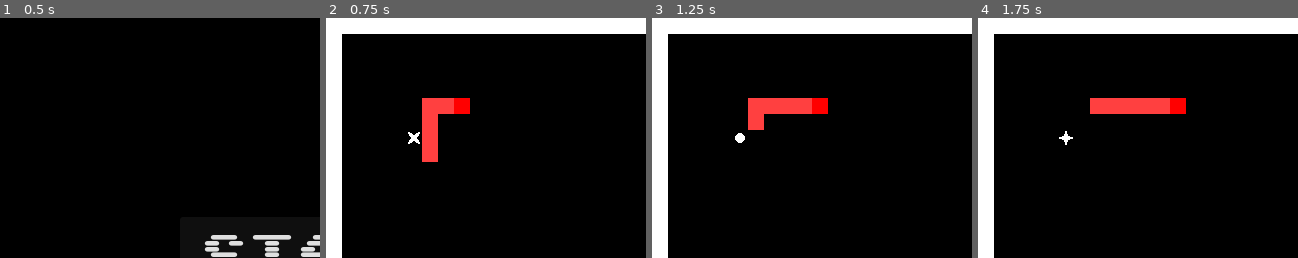
Above: before the commit, frames 1-4 (left to right).
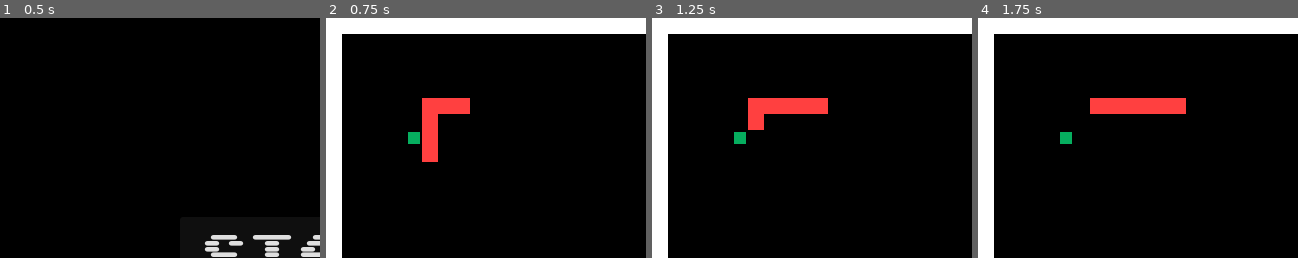
Above: after the commit, the same moments.

Repository: mkacik/godot-snek
Game: Godot game, scene res://scenes/main.tscn
Two runs of this game, one before a commit and one after it. Both use one fixed random seed, a clock stepped at 60 frames per second and the inputs below.
Inputs:
- Up to frame 1 (0.5 s): no input
- Up to frame 2 (0.75 s): click "START" at 0.5 s
- Up to frame 3 (1.25 s): no input
- Up to frame 4 (1.75 s): hold Right (move_right) from 1.28 s (still down)
The pictures show only the part of the screen within x 0-50%, y 0-50%; the shares and areas given below are measured in that part.

Frame 1 is identical in both runs. In frame 2, 0.5% of the frame differs, in the area x 25-45%, y 33-53%; in frame 3, 0.5%; in frame 4, 0.5%, in the area x 25-65%, y 33-53%.

Commit message:
Free up cells that tail is moving out of for apple spawning

Diff:
--- a/scenes/apple.gd
+++ /dev/null
@@ -1,7 +0,0 @@
-extends StaticBody2D
-
-func _ready() -> void:
-    $AnimatedSprite2D.play()
-
-func _process(_delta: float) -> void:
-    pass
--- a/scenes/apple.tscn
+++ b/scenes/apple.tscn
@@ -1,99 +1,19 @@
-[gd_scene load_steps=15 format=3 uid="uid://b7xulcvavdwjv"]
-
-[ext_resource type="Script" path="res://scenes/apple.gd" id="1_17prn"]
-[ext_resource type="Texture2D" uid="uid://bnmilkmtstby6" path="res://art/apple.png" id="1_hmlov"]
+[gd_scene load_steps=2 format=3 uid="uid://b7xulcvavdwjv"]
 
 [sub_resource type="RectangleShape2D" id="RectangleShape2D_pcolr"]
-size = Vector2(14, 14)
-
-[sub_resource type="AtlasTexture" id="AtlasTexture_b4ei6"]
-atlas = ExtResource("1_hmlov")
-region = Rect2(0, 0, 16, 16)
-
-[sub_resource type="AtlasTexture" id="AtlasTexture_npv0f"]
-atlas = ExtResource("1_hmlov")
-region = Rect2(16, 0, 16, 16)
-
-[sub_resource type="AtlasTexture" id="AtlasTexture_oaowu"]
-atlas = ExtResource("1_hmlov")
-region = Rect2(32, 0, 16, 16)
-
-[sub_resource type="AtlasTexture" id="AtlasTexture_rrm28"]
-atlas = ExtResource("1_hmlov")
-region = Rect2(48, 0, 16, 16)
-
-[sub_resource type="AtlasTexture" id="AtlasTexture_x7i7e"]
-atlas = ExtResource("1_hmlov")
-region = Rect2(64, 0, 16, 16)
-
-[sub_resource type="AtlasTexture" id="AtlasTexture_gdq5f"]
-atlas = ExtResource("1_hmlov")
-region = Rect2(0, 16, 16, 16)
-
-[sub_resource type="AtlasTexture" id="AtlasTexture_6nyh8"]
-atlas = ExtResource("1_hmlov")
-region = Rect2(16, 16, 16, 16)
-
-[sub_resource type="AtlasTexture" id="AtlasTexture_8doag"]
-atlas = ExtResource("1_hmlov")
-region = Rect2(32, 16, 16, 16)
-
-[sub_resource type="AtlasTexture" id="AtlasTexture_0wd1f"]
-atlas = ExtResource("1_hmlov")
-region = Rect2(48, 16, 16, 16)
-
-[sub_resource type="AtlasTexture" id="AtlasTexture_tuwev"]
-atlas = ExtResource("1_hmlov")
-region = Rect2(64, 16, 16, 16)
-
-[sub_resource type="SpriteFrames" id="SpriteFrames_gljys"]
-animations = [{
-"frames": [{
-"duration": 1.0,
-"texture": SubResource("AtlasTexture_b4ei6")
-}, {
-"duration": 1.0,
-"texture": SubResource("AtlasTexture_npv0f")
-}, {
-"duration": 1.0,
-"texture": SubResource("AtlasTexture_oaowu")
-}, {
-"duration": 1.0,
-"texture": SubResource("AtlasTexture_rrm28")
-}, {
-"duration": 1.0,
-"texture": SubResource("AtlasTexture_x7i7e")
-}, {
-"duration": 1.0,
-"texture": SubResource("AtlasTexture_gdq5f")
-}, {
-"duration": 1.0,
-"texture": SubResource("AtlasTexture_6nyh8")
-}, {
-"duration": 1.0,
-"texture": SubResource("AtlasTexture_8doag")
-}, {
-"duration": 1.0,
-"texture": SubResource("AtlasTexture_0wd1f")
-}, {
-"duration": 1.0,
-"texture": SubResource("AtlasTexture_tuwev")
-}],
-"loop": true,
-"name": &"default",
-"speed": 5.0
-}]
+size = Vector2(12, 12)
 
 [node name="Apple" type="StaticBody2D"]
 visible = false
-script = ExtResource("1_17prn")
 metadata/_edit_group_ = true
 
 [node name="CollisionShape2D" type="CollisionShape2D" parent="."]
 position = Vector2(8, 8)
 shape = SubResource("RectangleShape2D_pcolr")
 
-[node name="AnimatedSprite2D" type="AnimatedSprite2D" parent="."]
-position = Vector2(8, 8)
-sprite_frames = SubResource("SpriteFrames_gljys")
-frame_progress = 0.0196355
+[node name="ColorRect" type="ColorRect" parent="."]
+offset_left = 2.0
+offset_top = 2.0
+offset_right = 14.0
+offset_bottom = 14.0
+color = Color(0.0229099, 0.683474, 0.371867, 1)
--- a/scenes/main.gd
+++ b/scenes/main.gd
@@ -3,12 +3,17 @@
 @export var cell_size: int = 16
 @export var tail_scene: PackedScene
 var tail_segments: Array = [];
+var previous_tail_position
 
 func _ready() -> void:
     pass
 
 func _process(_delta: float) -> void:
     pass
+
+func _input(event):
+    if event.is_action_pressed("ui_cancel"):
+        get_tree().quit()
 
 func add_tail_segment(grid_position):
     var tail_segment = tail_scene.instantiate()
@@ -36,6 +41,7 @@
         $Level.mark_grid_cell_occupied(grid_position)
 
     $TailEnd.start(grid_position * cell_size)
+    previous_tail_position = grid_position
 
     move_apple_to_random_free_position()
     $Apple.show()
@@ -75,11 +81,19 @@
     segment_to_move.set_deferred("position", player_grid_position * cell_size)
 
     $Player.call_deferred("move")
+
+    previous_tail_position = $TailEnd.position / cell_size
     $TailEnd.move(new_tail_end_target_position)
 
     # mark player's target position as occupied
     var new_player_target_grid_position = $Player.target_position / cell_size
     $Level.mark_grid_cell_occupied(new_player_target_grid_position)
+
+func free_up_previous_tail_position() -> void:
+    # only if player is not moving into there in the meantime
+    var player_target_grid_position = $Player.target_position / cell_size
+    if previous_tail_position != player_target_grid_position:
+        $Level.mark_grid_cell_unoccupied(previous_tail_position)
 
 func _on_move_timer_timeout() -> void:
     tick()
--- a/scenes/main.tscn
+++ b/scenes/main.tscn
@@ -38,6 +38,7 @@
 [node name="HUD" parent="." instance=ExtResource("3_uv6ks")]
 
 [connection signal="timeout" from="MoveTimer" to="." method="_on_move_timer_timeout"]
+[connection signal="tail_left_previous_cell" from="TailEnd" to="." method="free_up_previous_tail_position"]
 [connection signal="apple_eaten" from="Player" to="." method="apple_eaten"]
 [connection signal="game_over" from="Player" to="." method="game_over"]
 [connection signal="start_game" from="HUD" to="." method="new_game"]
--- a/scenes/player.gd
+++ b/scenes/player.gd
@@ -52,7 +52,6 @@
     target_position = position + direction * cell_size;
 
 func _on_body_entered(body: Node2D) -> void:
-    print(body.name)
     if (body.name == "Apple"):
         apple_eaten.emit()
     else:
--- a/scenes/player.tscn
+++ b/scenes/player.tscn
@@ -19,6 +19,6 @@
 [node name="ColorRect" type="ColorRect" parent="."]
 offset_right = 16.0
 offset_bottom = 16.0
-color = Color(1, 0, 0, 1)
+color = Color(1, 0.25098, 0.25098, 1)
 
 [connection signal="body_entered" from="." to="." method="_on_body_entered"]
--- a/scenes/tail_end.gd
+++ b/scenes/tail_end.gd
@@ -3,6 +3,8 @@
 const Common = preload("res://lib/common.gd")
 
 @export var move_animation_speed: int = 200
+
+signal tail_left_previous_cell
 
 var direction: Vector2
 var target_position: Vector2
@@ -15,8 +17,12 @@
         var velocity = direction * move_animation_speed
         # enforce new position to be between current and target position
         position = Common.clamped(position + velocity * delta, position, target_position)
+    elif direction != Vector2.ZERO:
+        # snake finished moving to new cell, so previous cell can be cleared
+        tail_left_previous_cell.emit()
+        direction = Vector2.ZERO
 
-func move(new_target_position: Vector2):
+func move(new_target_position: Vector2) -> void:
     direction = (new_target_position - target_position).normalized()
     target_position = new_target_position
 
Binary file removed: art/apple.png
Not shown, removed: art/apple.png.import
